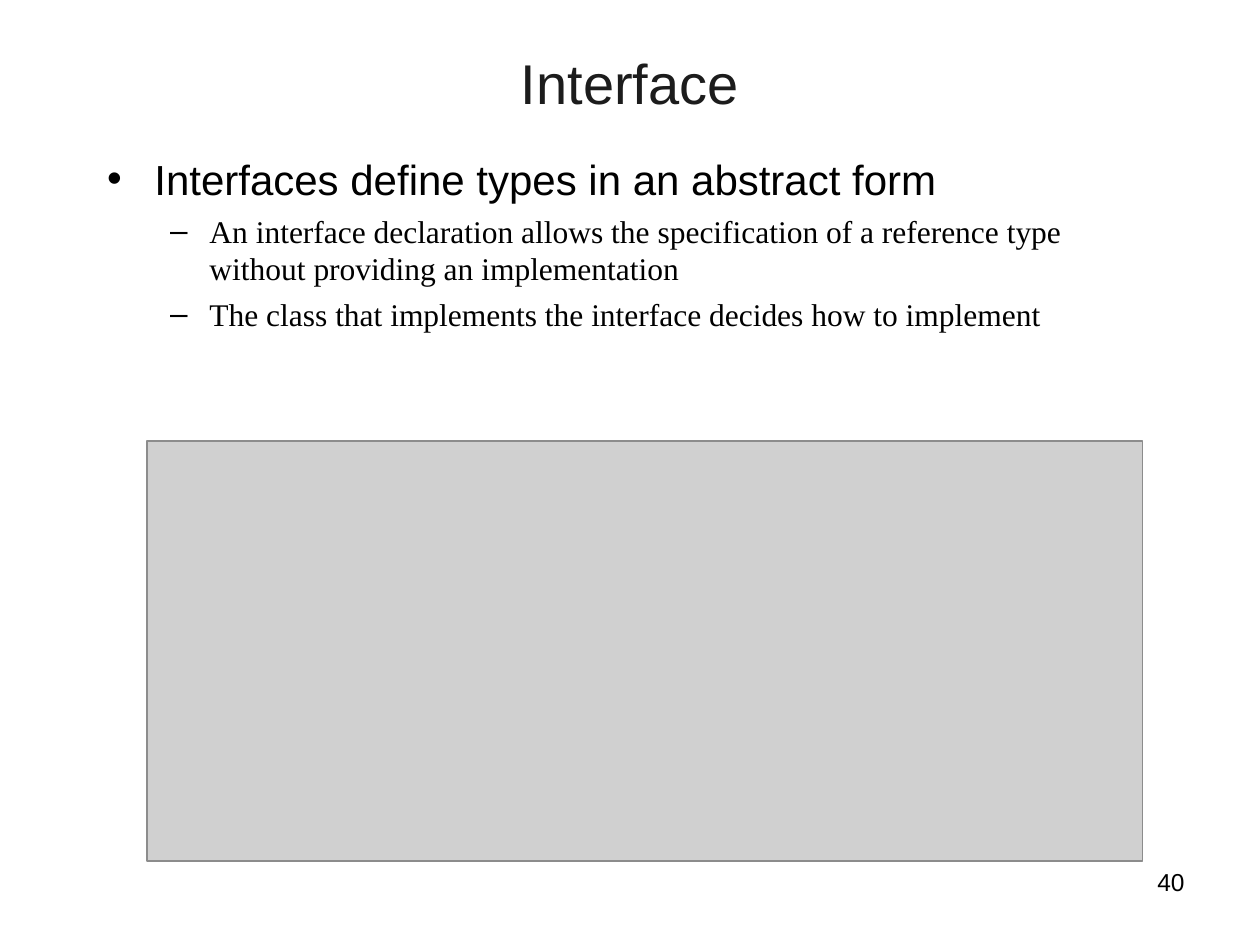
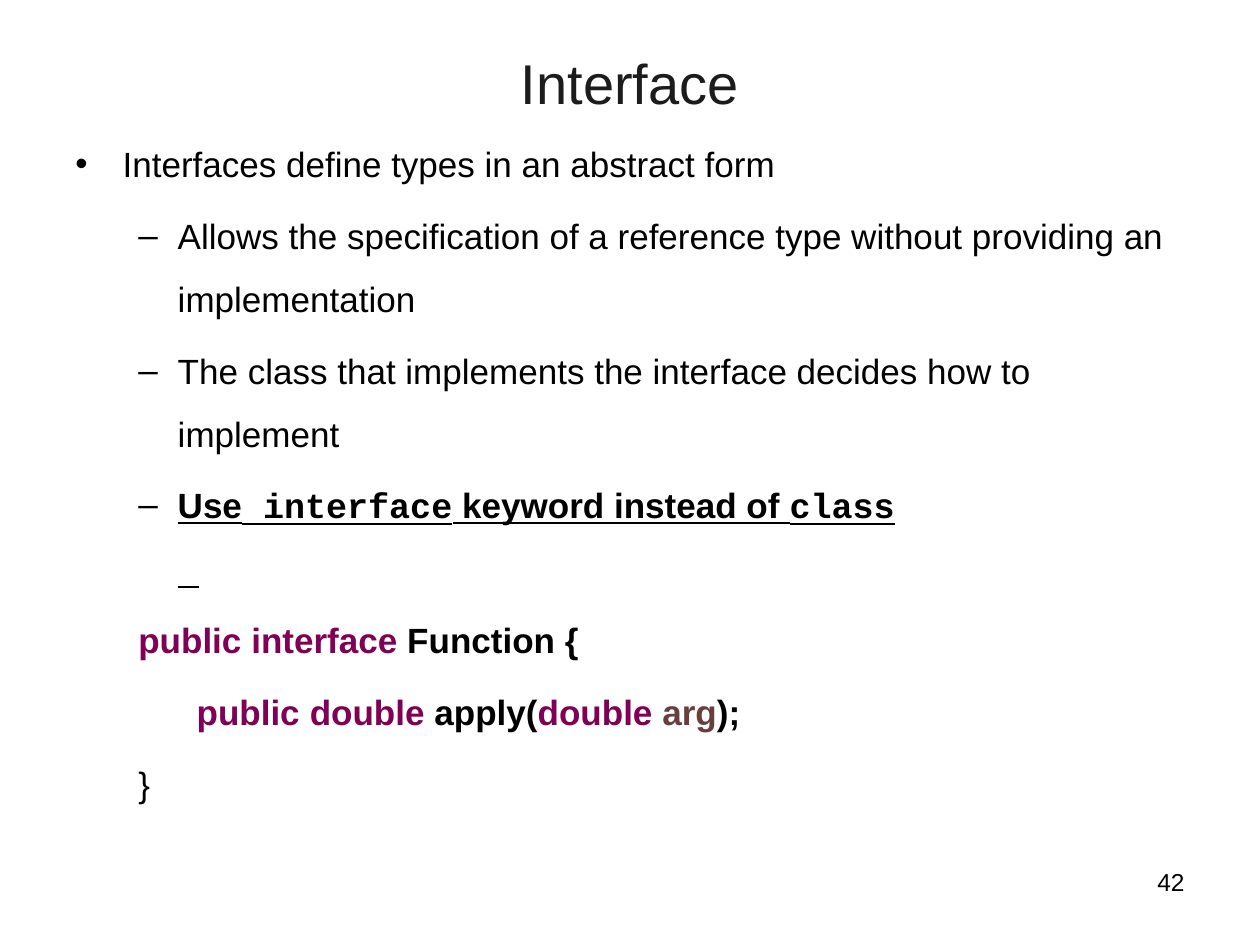
Before and after one commit to vatsanTraining/freshers_dec_2021, a slide deck: slide 42 of JavaModule_2_Excella.ppt (slide 40 before the commit). Drawn at 1260x945 pixels with LibreOffice and Linux fonts; fonts in the diff are those of the drawing; grey boxes stand for pictures; background and template pictures are left out. Boxes give left, top, right and bottom in pixels: in the first picture for what was removed or moved away, otherwise in the second. Text is boxed around its words. In the diff, an @@ line names an element or a change of style, - is before the commit and + after.

```diff
--- a/JavaModule_2_Excella.ppt
+++ b/JavaModule_2_Excella.ppt
@@ text "Interfaces define types in an ...": place and size @@
-text "Interfaces define types in an ..." at [154, 164, 1061, 332]
+text "Interfaces define types in an ..." at [123, 151, 1163, 732]
@@ text at [123, 151, 1030, 453]: size 24 to 20 pt in "Interfaces define types in an abstract form"; size 18 to 20 pt, font Times New Roman to Arial in "The class that implements the interface decides ..."; line spacing 1 to 1.5; less space between paragraphs @@
@@ text at [178, 223, 1163, 319]: text changed; size 18 to 20 pt; font Times New Roman to Arial @@
-  – An interface declaration allows the specification of a reference type without providing an implementation
+  – Allows the specification of a reference type without providing an implementation
@@ picture removed at [147, 441, 1143, 861] @@
@@ text at [138, 492, 895, 732]: paragraphs added @@
+  – Use interface keyword instead of class
+  public interface Function {
+  public double apply(double arg);
+  }
@@ page number at [1157, 874, 1184, 891]: text changed @@
-40
+42
```
Also in this commit, not shown: 11 other slides changed, 16 slides added, 9 slides removed.
